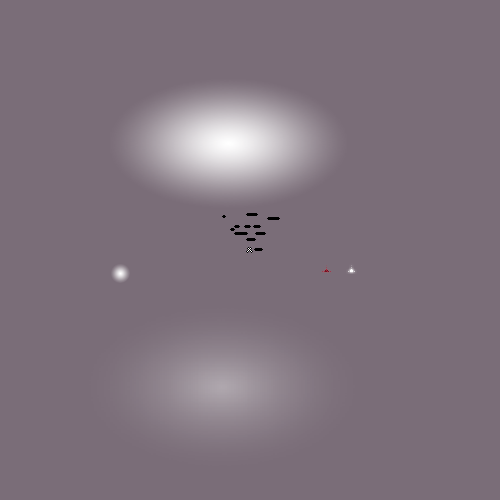
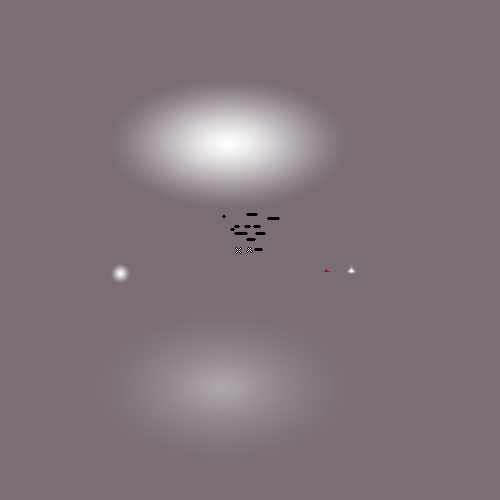
The second 500px x 500px image is a revision of the first. Changes to its layers:
added layer "InteractionMark.png" above "ItemOrb.png" over [235, 247, 242, 254]
